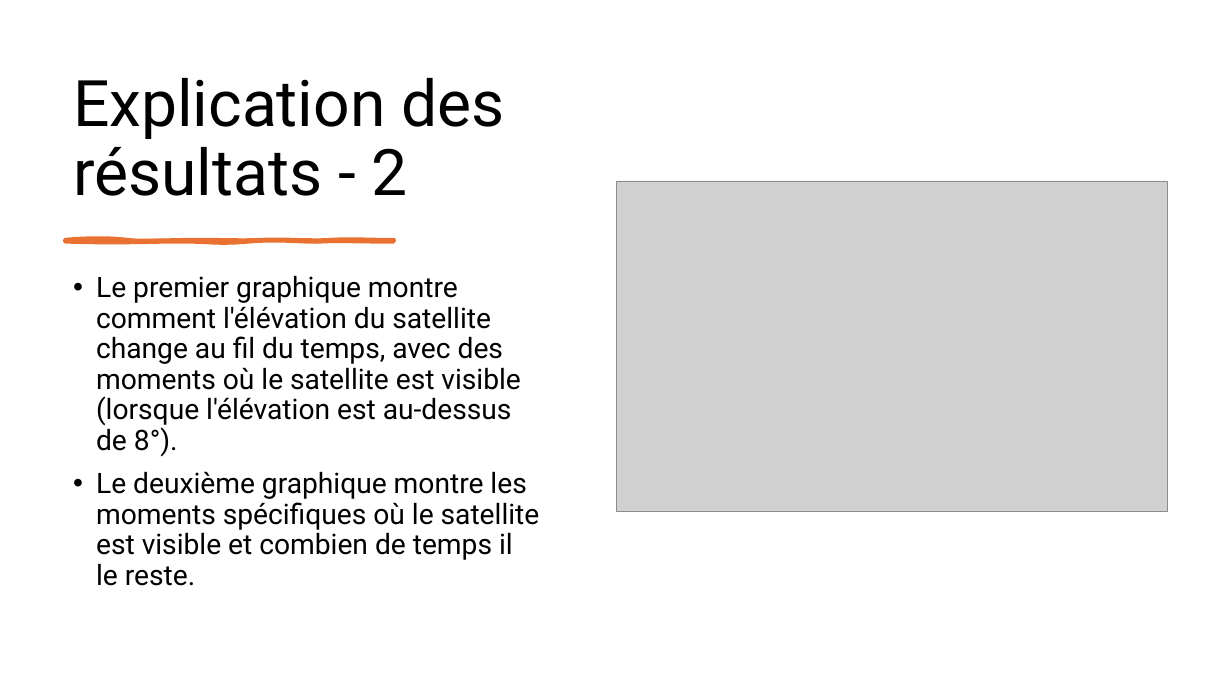
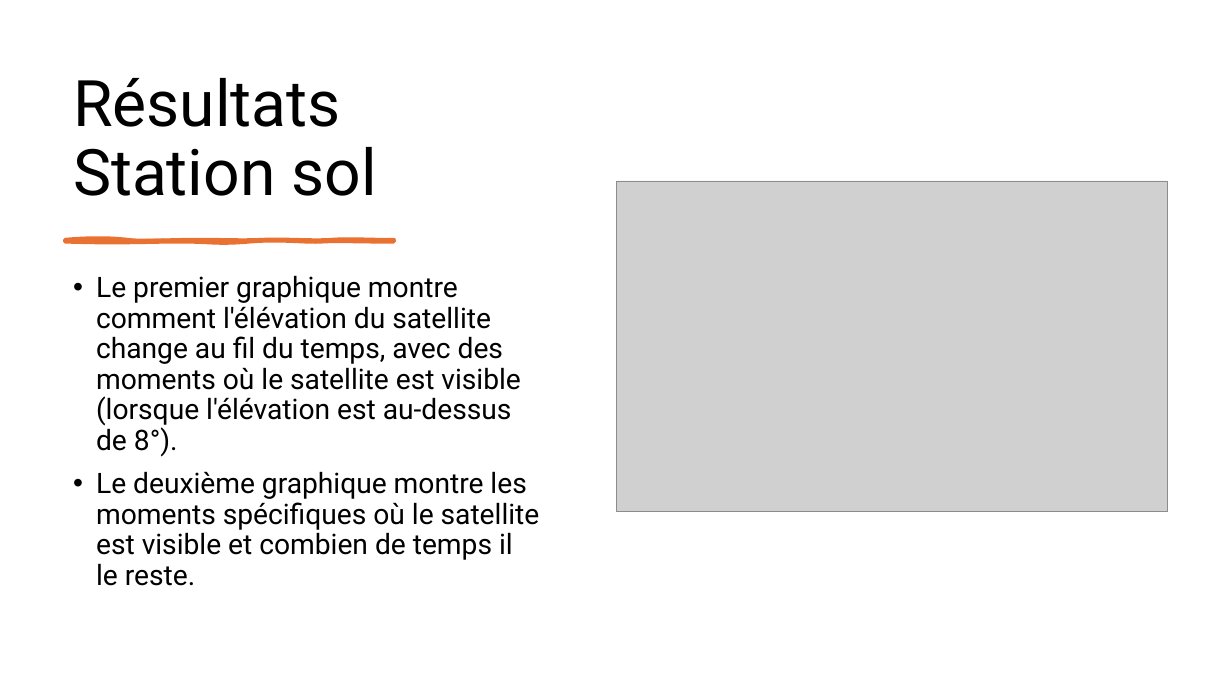
Before and after one commit to leoid3/EO_Tools, a slide deck: slide 17 of User guide.pptx (slide 11 before the commit). Drawn at 1232x693 pixels with LibreOffice and Linux fonts; fonts in the diff are those of the drawing; grey boxes stand for pictures. Boxes give left, top, right and bottom in pixels: in the first picture for what was removed or moved away, otherwise in the second. Text is boxed around its words. In the diff, an @@ line names an element or a change of style, - is before the commit and + after.

```diff
--- a/User guide.pptx
+++ b/User guide.pptx
@@ title at <box>73,78,376,196</box>: text changed @@
-Explication des résultats - 2
+Résultats Station sol
```
Also in this commit, not shown: 2 other slides changed, 7 slides added, 37 other files.
